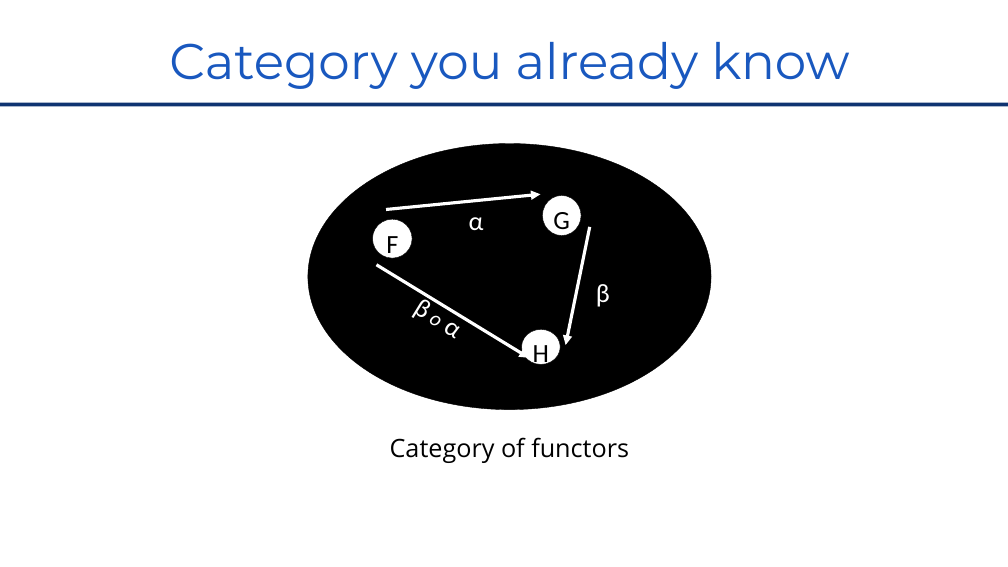
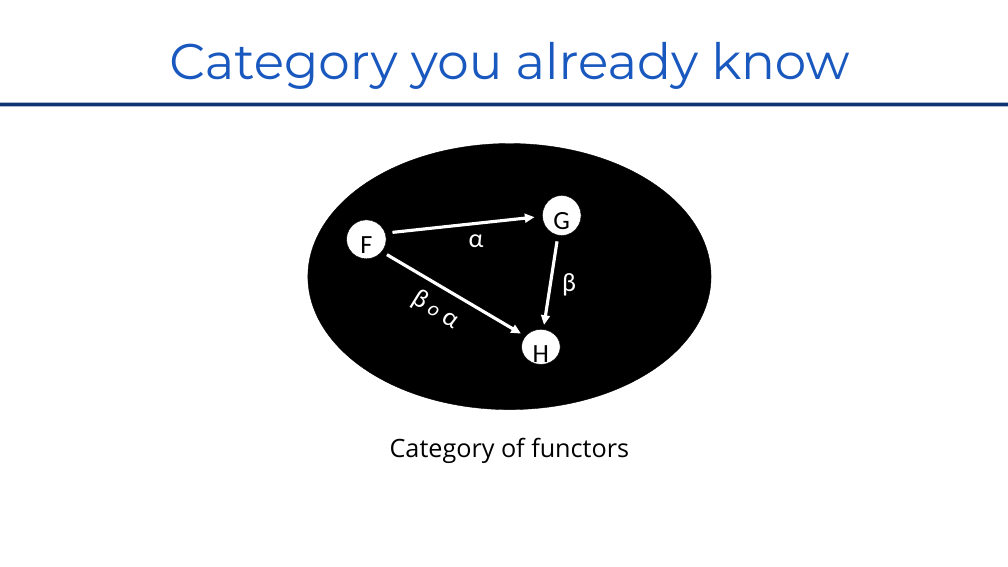
Before and after one commit to RomainTrm/CategoryTheoryYouAlreadyKnowIt, a slide deck: slide 32 of CategoryTheoryUniveristy_Devoxx_FR_2022.pptx (slide 31 before the commit). Drawn at 1008x567 pixels with LibreOffice and Linux fonts; fonts in the diff are those of the drawing; background and template pictures are left out. Boxes give left, top, right and bottom in pixels: in the first picture for what was removed or moved away, otherwise in the second. Text is boxed around its words. In the diff, an @@ line names an element or a change of style, - is before the commit and + after.

```diff
--- a/CategoryTheoryUniveristy_Devoxx_FR_2022.pptx
+++ b/CategoryTheoryUniveristy_Devoxx_FR_2022.pptx
@@ ellipse "F": place and size @@
-ellipse "F" at (372, 219, 412, 258)
+ellipse "F" at (347, 220, 386, 259)
@@ arrow moved from (386, 209) - (540, 194) to (392, 232) - (534, 217) @@
@@ text "α": place and size @@
-text "α" at (469, 217, 484, 230)
+text "α" at (469, 234, 484, 247)
@@ arrow moved from (376, 265) - (529, 358) to (387, 255) - (521, 333) @@
@@ arrow moved from (590, 227) - (565, 345) to (557, 241) - (544, 325) @@
@@ text "β": place and size @@
-text "β" at (596, 284, 610, 307)
+text "β" at (562, 273, 576, 296)
@@ text "β o α" rewrapped from (412, 291, 455, 337) to (410, 290, 453, 327) @@
```
Also in this commit, not shown: 9 other slides changed, 1 slide added, 18 other files.
